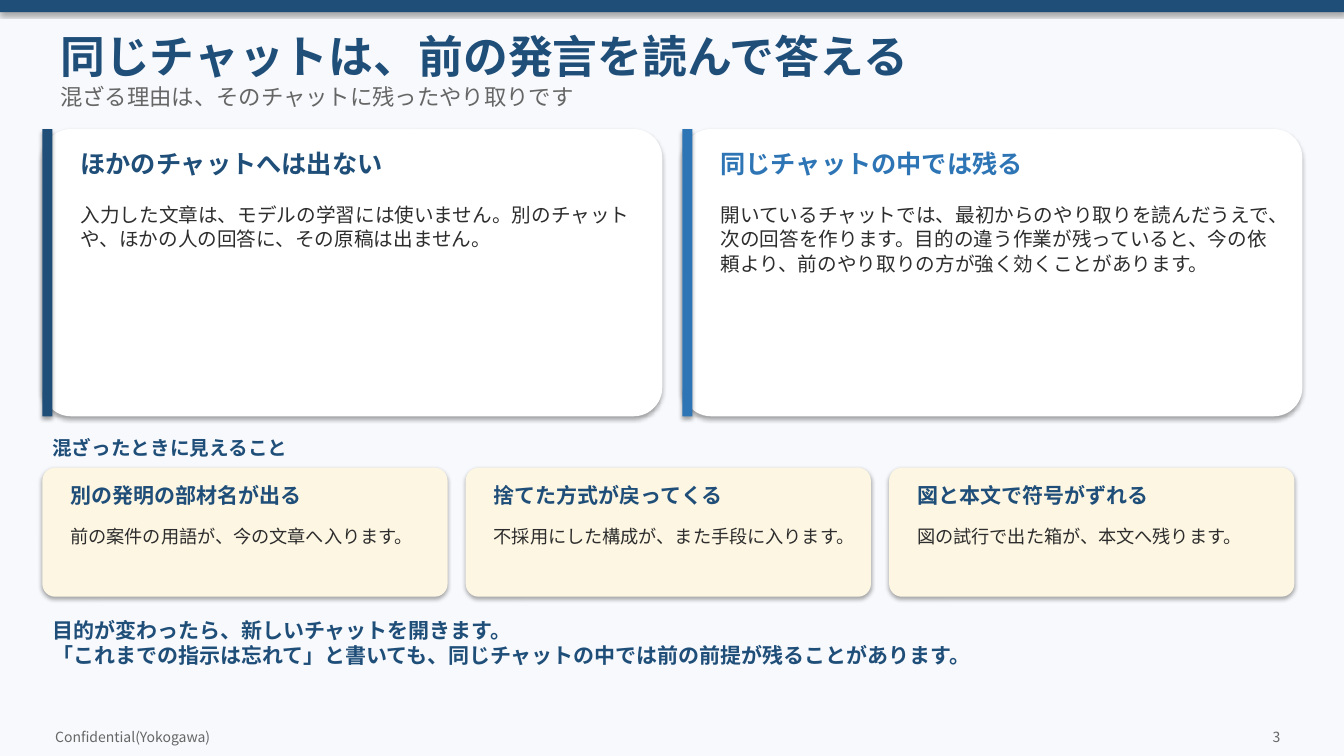
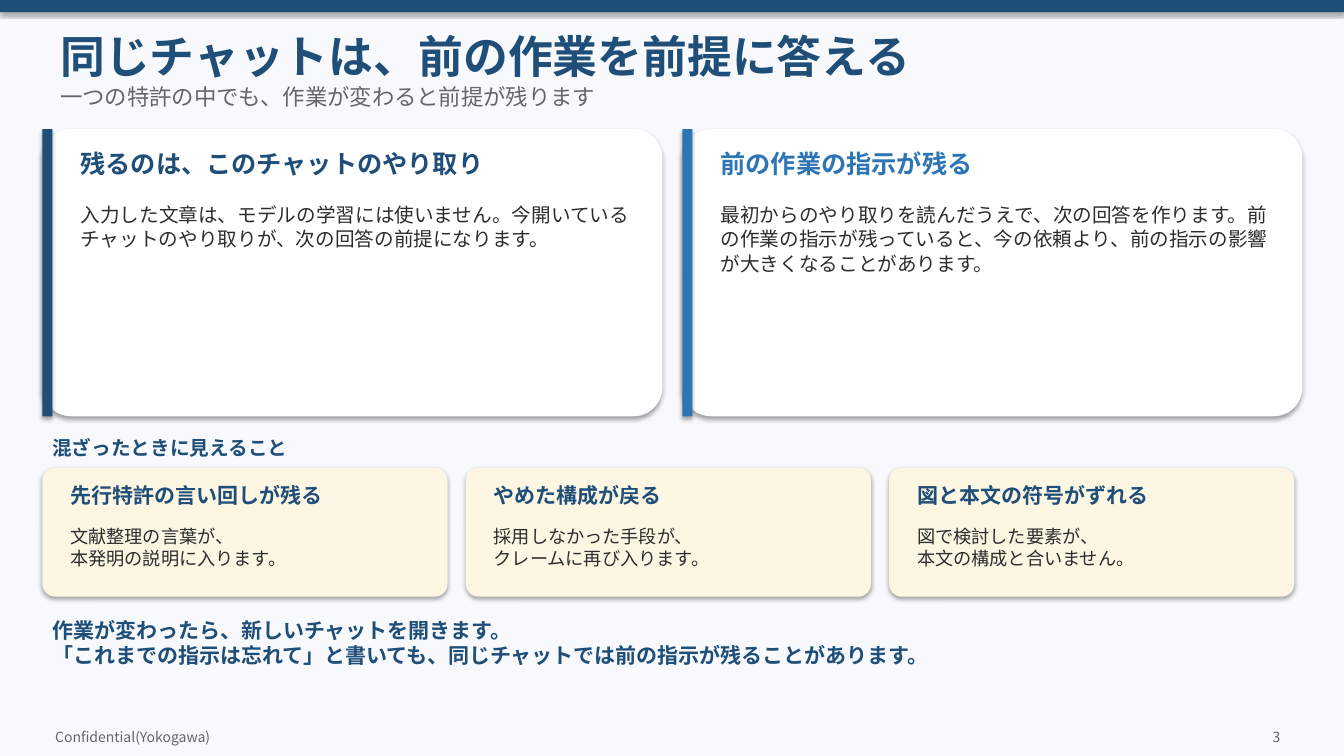
Before and after one commit to zhexingwang/ppt, a slide deck: slide 3 of decks/06_Copilot使いこなし/Copilot使いこなしのコツ.pptx. Drawn at 1344x756 pixels with LibreOffice and Linux fonts; fonts in the diff are those of the drawing. Boxes give left, top, right and bottom in pixels: in the first picture for what was removed or moved away, otherwise in the second. Text is boxed around its words. In the diff, an @@ line names an element or a change of style, - is before the commit and + after.

```diff
--- a/decks/06_Copilot使いこなし/Copilot使いこなしのコツ.pptx
+++ b/decks/06_Copilot使いこなし/Copilot使いこなしのコツ.pptx
@@ text at (60, 34, 910, 78): text changed @@
-同じチャットは、前の発言を読んで答える
+同じチャットは、前の作業を前提に答える
@@ text at (60, 86, 595, 107): text changed @@
-混ざる理由は、そのチャットに残ったやり取りです
+一つの特許の中でも、作業が変わると前提が残ります
@@ text at (80, 151, 483, 176): text changed @@
-ほかのチャットへは出ない
+残るのは、このチャットのやり取り
@@ text at (721, 151, 973, 176): text changed @@
-同じチャットの中では残る
+前の作業の指示が残る
@@ text at (80, 205, 629, 248): text changed @@
-入力した文章は、モデルの学習には使いません。別のチャットや、ほかの人の回答に、その原稿は出ません。
+入力した文章は、モデルの学習には使いません。今開いているチャットのやり取りが、次の回答の前提になります。
@@ text at (721, 205, 1268, 273): text changed @@
-開いているチャットでは、最初からのやり取りを読んだうえで、次の回答を作ります。目的の違う作業が残っていると、今の依頼より、前のやり取りの方が強く効くことがあります。
+最初からのやり取りを読んだうえで、次の回答を作ります。前の作業の指示が残っていると、今の依頼より、前の指示の影響が大きくなることがあります。
@@ text at (70, 485, 322, 505): text changed @@
-別の発明の部材名が出る
+先行特許の言い回しが残る
@@ text at (494, 485, 662, 505): text changed @@
-捨てた方式が戻ってくる
+やめた構成が戻る
@@ text at (917, 485, 1148, 505): text changed @@
-図と本文で符号がずれる
+図と本文の符号がずれる
@@ text at (70, 527, 286, 567): text changed @@
-前の案件の用語が、今の文章へ入ります。
+文献整理の言葉が、
+本発明の説明に入ります。
@@ text at (494, 527, 710, 567): text changed @@
-不採用にした構成が、また手段に入ります。
+採用しなかった手段が、
+クレームに再び入ります。
@@ text at (917, 527, 1134, 567): text changed @@
-図の試行で出た箱が、本文へ残ります。
+図で検討した要素が、
+本文の構成と合いません。
@@ text at (52, 620, 929, 665): text changed @@
-目的が変わったら、新しいチャットを開きます。
-「これまでの指示は忘れて」と書いても、同じチャットの中では前の前提が残ることがあります。
+作業が変わったら、新しいチャットを開きます。
+「これまでの指示は忘れて」と書いても、同じチャットでは前の指示が残ることがあります。
```
Also in this commit, not shown: 13 other slides changed, 19 other files.
